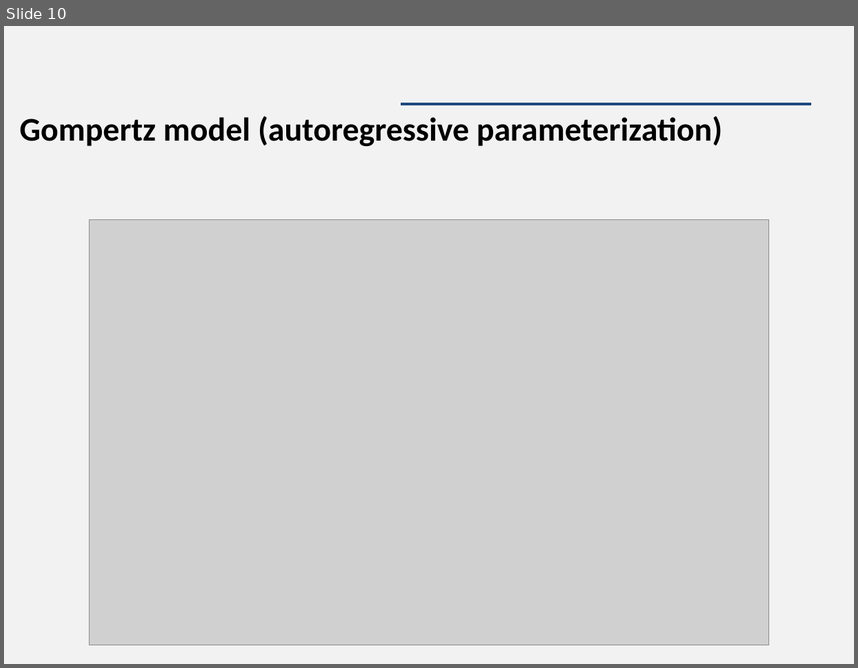
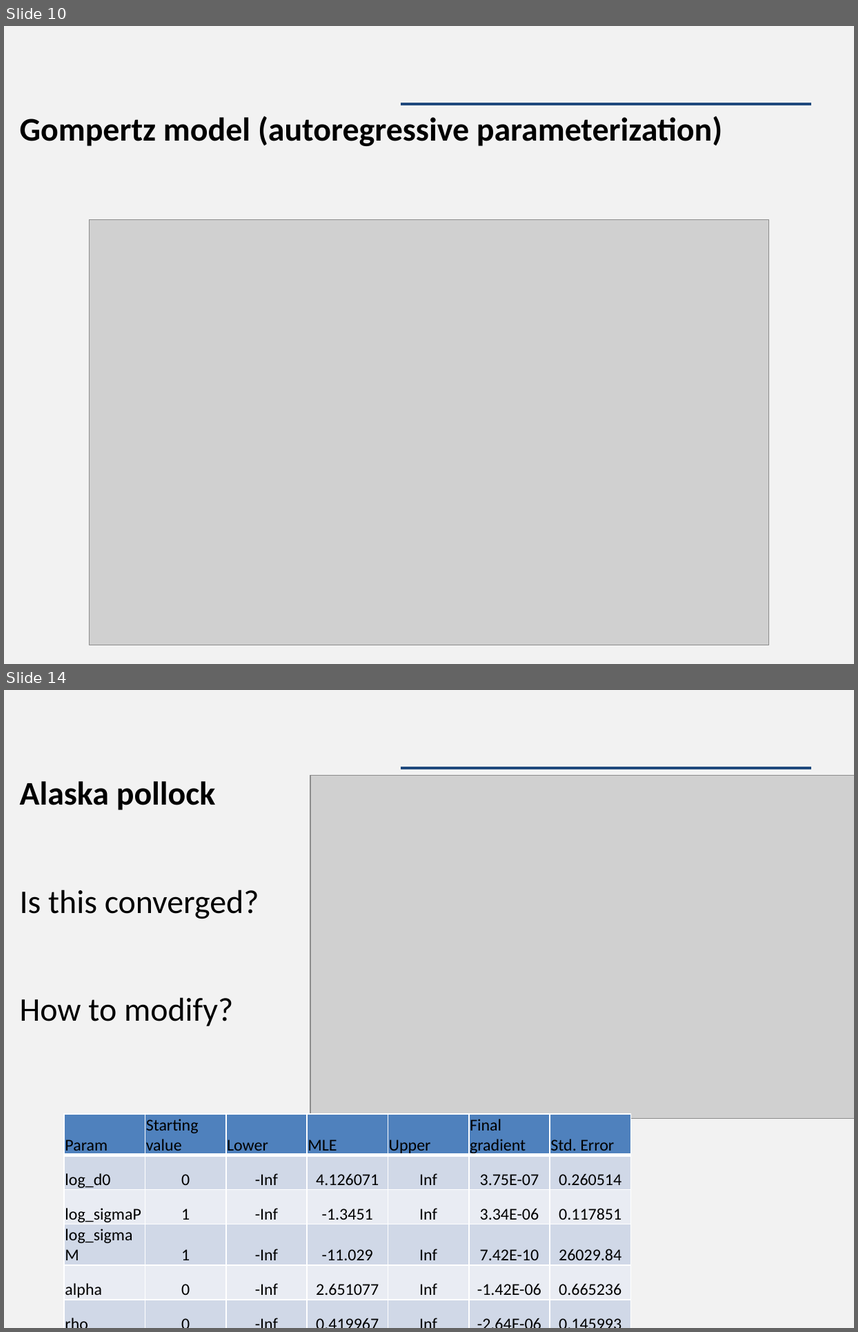
Before and after one commit to James-Thorson/2018_FSH556, a slide deck: Week 3 -- Temporal Models/Lab/Lab 3 -- Gompertz model.pptx. Shown one above the other, each under a label of ours: slide 10 before the commit, slides 10 and 14 after it; the slides between them are not shown. The pictures are 858x668 and 858x1332 pixels, drawn with LibreOffice and Linux fonts; fonts in the diff are those of the drawing; grey boxes stand for pictures. Boxes give left, top, right and bottom in pixels: in the first picture for what was removed or moved away, otherwise in the second. Text is boxed around its words. In the diff, an @@ line names an element or a change of style, - is before the commit and + after.

```diff
--- a/Week 3 -- Temporal Models/Lab/Lab 3 -- Gompertz model.pptx
+++ b/Week 3 -- Temporal Models/Lab/Lab 3 -- Gompertz model.pptx
@@ slide 14 added at [4,690,854,1328], background #F2F2F2; not listed: 1 template element that a slide beside it also shows @@
@@ text added at [20,781,259,1026], 28 pt, text #000000 @@
+Alaska pollock
+Is this converged?
+How to modify?
@@ picture added at [311,775,854,1118] @@
@@ table added at [64,1114,630,1328], 6 rows, 7 columns @@
+Param | Starting value | Lower | MLE | Upper | Final gradient | Std. Error
+log_d0 | 0 | -Inf | 4.126071 | Inf | 3.75E-07 | 0.260514
+log_sigmaP | 1 | -Inf | -1.3451 | Inf | 3.34E-06 | 0.117851
+log_sigmaM | 1 | -Inf | -11.029 | Inf | 7.42E-10 | 26029.84
+alpha | 0 | -Inf | 2.651077 | Inf | -1.42E-06 | 0.665236
+rho | 0 | -Inf | 0.419967 | Inf | -2.64E-06 | 0.145993
```
Also in this commit, not shown: 1 slide changed, 7 other slides added, 10 other files.
